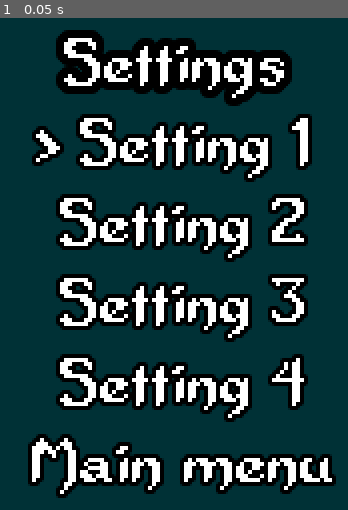
Above: before the commit, frame 1.
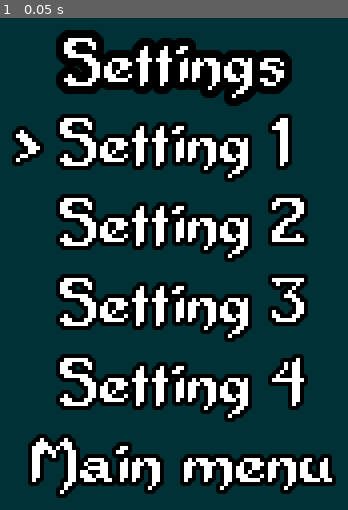
Above: after the commit, the same moment.

Repository: OortCloud42/abyssians
Game: Godot game, scene res://Settings.tscn
Two runs of this game, one before a commit and one after it. Both use one fixed random seed, a clock stepped at 60 frames per second and the inputs below. This scene is started directly instead of the project's main scene.
Inputs:
- Up to frame 1 (0.05 s): no input

The runs differ from the first frame. In frame 1, 5.4% of the frame differs, in the area x 3-90%, y 19-34%.

Commit message:
Update Settings.tscn

Diff:
--- a/src/Settings.tscn
+++ b/src/Settings.tscn
@@ -39,60 +39,65 @@
 [node name="VBoxContainer" type="VBoxContainer" parent="SettingsMenu/CenterContainer"]
 margin_left = 116.0
 margin_top = 32.0
-margin_right = 216.0
+margin_right = 203.0
 margin_bottom = 148.0
 grow_horizontal = 2
 grow_vertical = 2
 
 [node name="CenterContainer" type="CenterContainer" parent="SettingsMenu/CenterContainer/VBoxContainer"]
-margin_right = 100.0
+margin_right = 87.0
 margin_bottom = 16.0
 
 [node name="Label" type="Label" parent="SettingsMenu/CenterContainer/VBoxContainer/CenterContainer"]
-margin_left = 22.0
-margin_right = 78.0
+margin_left = 15.0
+margin_right = 71.0
 margin_bottom = 16.0
 custom_fonts/font = SubResource( 1 )
 text = "Settings"
 
 [node name="CenterContainer2" type="CenterContainer" parent="SettingsMenu/CenterContainer/VBoxContainer"]
 margin_top = 20.0
-margin_right = 100.0
+margin_right = 87.0
 margin_bottom = 116.0
 
 [node name="VBoxContainer" type="VBoxContainer" parent="SettingsMenu/CenterContainer/VBoxContainer/CenterContainer2"]
+margin_right = 87.0
 margin_bottom = 96.0
 
 [node name="CenterContainer" type="CenterContainer" parent="SettingsMenu/CenterContainer/VBoxContainer/CenterContainer2/VBoxContainer"]
-margin_right = 87.0
+margin_right = 69.0
 margin_bottom = 16.0
+size_flags_horizontal = 0
 
 [node name="HBoxContainer" type="HBoxContainer" parent="SettingsMenu/CenterContainer/VBoxContainer/CenterContainer2/VBoxContainer/CenterContainer"]
-margin_right = 78.0
+margin_right = 69.0
 margin_bottom = 16.0
 alignment = 1
 
 [node name="selector" type="Label" parent="SettingsMenu/CenterContainer/VBoxContainer/CenterContainer2/VBoxContainer/CenterContainer/HBoxContainer"]
-margin_left = 4.0
-margin_right = 11.0
+margin_right = 7.0
 margin_bottom = 16.0
+size_flags_horizontal = 2
 custom_fonts/font = ExtResource( 2 )
 text = ">"
 
 [node name="option" type="Label" parent="SettingsMenu/CenterContainer/VBoxContainer/CenterContainer2/VBoxContainer/CenterContainer/HBoxContainer"]
-margin_left = 15.0
-margin_right = 73.0
+margin_left = 11.0
+margin_right = 69.0
 margin_bottom = 16.0
+size_flags_horizontal = 2
 custom_fonts/font = ExtResource( 2 )
 text = "Setting 1"
 align = 2
 
 [node name="CenterContainer2" type="CenterContainer" parent="SettingsMenu/CenterContainer/VBoxContainer/CenterContainer2/VBoxContainer"]
 margin_top = 20.0
+margin_right = 87.0
 margin_bottom = 36.0
 
 [node name="HBoxContainer" type="HBoxContainer" parent="SettingsMenu/CenterContainer/VBoxContainer/CenterContainer2/VBoxContainer/CenterContainer2"]
-margin_right = 73.0
+margin_left = 7.0
+margin_right = 80.0
 margin_bottom = 16.0
 alignment = 1
 
@@ -112,10 +117,12 @@
 
 [node name="CenterContainer3" type="CenterContainer" parent="SettingsMenu/CenterContainer/VBoxContainer/CenterContainer2/VBoxContainer"]
 margin_top = 40.0
+margin_right = 87.0
 margin_bottom = 56.0
 
 [node name="HBoxContainer" type="HBoxContainer" parent="SettingsMenu/CenterContainer/VBoxContainer/CenterContainer2/VBoxContainer/CenterContainer3"]
-margin_right = 73.0
+margin_left = 7.0
+margin_right = 80.0
 margin_bottom = 16.0
 alignment = 1
 
@@ -135,10 +142,12 @@
 
 [node name="CenterContainer4" type="CenterContainer" parent="SettingsMenu/CenterContainer/VBoxContainer/CenterContainer2/VBoxContainer"]
 margin_top = 60.0
+margin_right = 87.0
 margin_bottom = 76.0
 
 [node name="HBoxContainer" type="HBoxContainer" parent="SettingsMenu/CenterContainer/VBoxContainer/CenterContainer2/VBoxContainer/CenterContainer4"]
-margin_right = 73.0
+margin_left = 7.0
+margin_right = 80.0
 margin_bottom = 16.0
 alignment = 1
 
@@ -158,6 +167,7 @@
 
 [node name="CenterContainer5" type="CenterContainer" parent="SettingsMenu/CenterContainer/VBoxContainer/CenterContainer2/VBoxContainer"]
 margin_top = 80.0
+margin_right = 87.0
 margin_bottom = 96.0
 
 [node name="HBoxContainer" type="HBoxContainer" parent="SettingsMenu/CenterContainer/VBoxContainer/CenterContainer2/VBoxContainer/CenterContainer5"]
